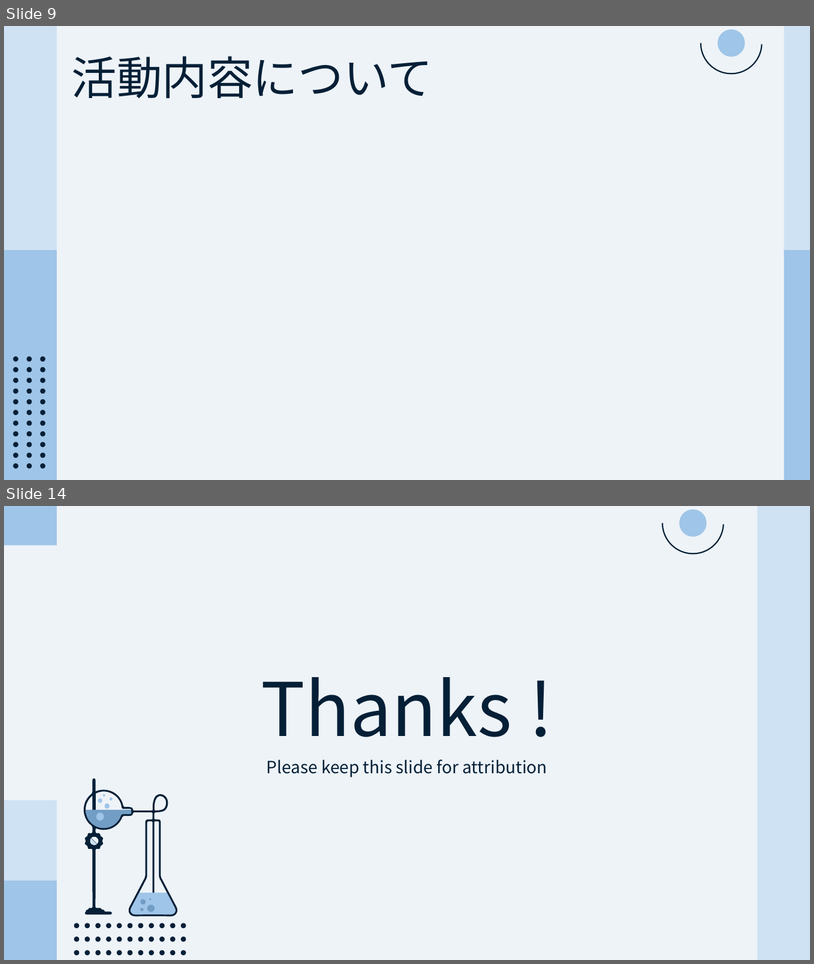
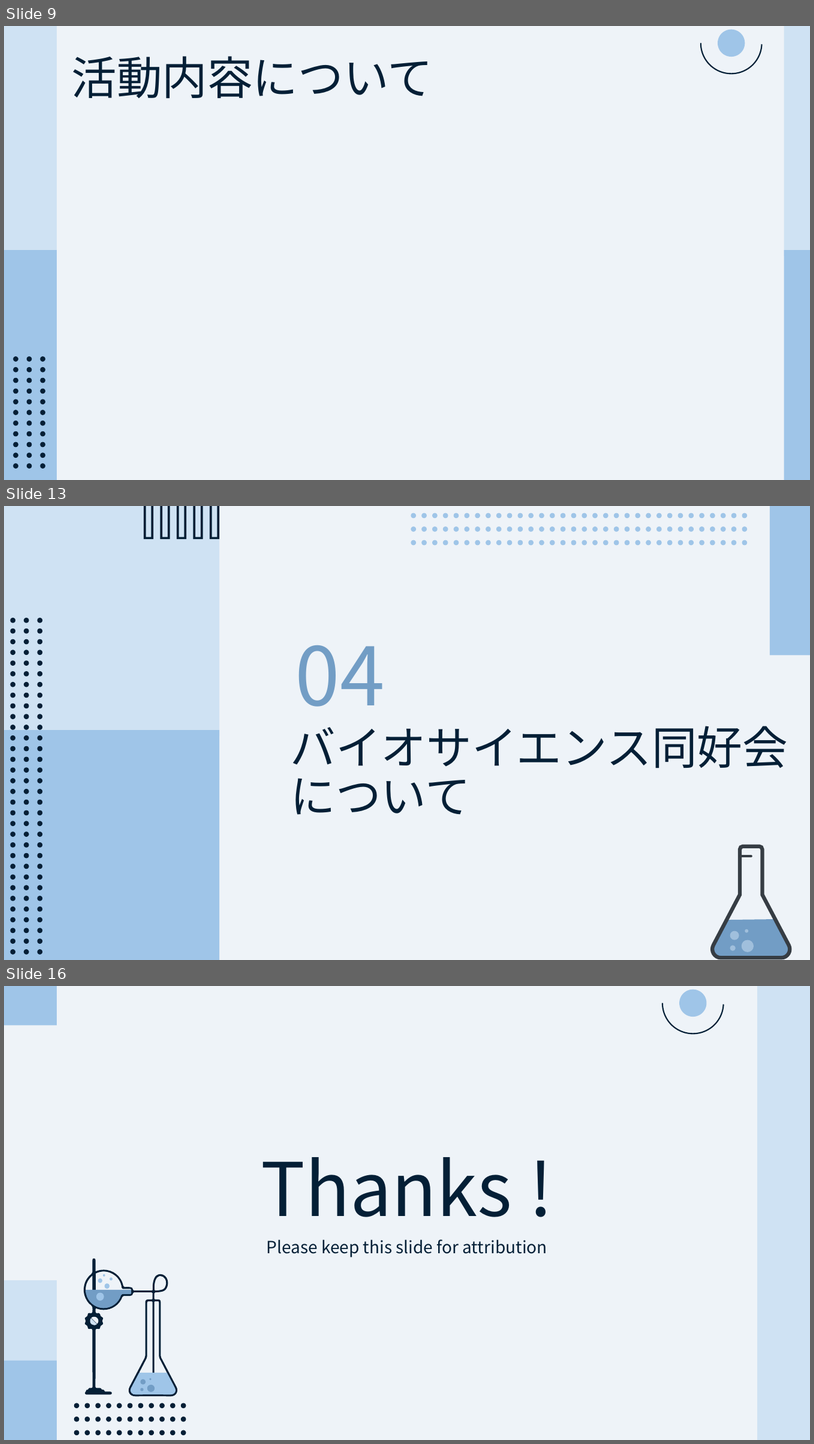
Before and after one commit to CL-ken/CL-ken.github.io, a slide deck: 2025/25_サークル説明.pptx. Shown one above the other, each under a label of ours: slides 9 and 14 before the commit, slides 9, 13 and 16 after it; the slides between them are not shown. The pictures are 814x964 and 814x1444 pixels, drawn with LibreOffice and Linux fonts; fonts in the diff are those of the drawing. Boxes give left, top, right and bottom in pixels: in the first picture for what was removed or moved away, otherwise in the second. Text is boxed around its words. In the diff, an @@ line names an element or a change of style, - is before the commit and + after.

```diff
--- a/2025/25_サークル説明.pptx
+++ b/2025/25_サークル説明.pptx
@@ slide 13 added at bbox=[4, 506, 810, 960], background #EEF3F8 @@
@@ rectangle added at bbox=[4, 506, 219, 736], fill #CFE2F3 @@
@@ freeform shape added at bbox=[144, 506, 219, 539], fill #041F36 @@
@@ rectangle added at bbox=[770, 506, 810, 655], fill #9FC5E8 @@
@@ group added at bbox=[411, 513, 748, 546]: 96 ellipses @@
@@ text added at bbox=[295, 645, 384, 706], 96 pt, text #729DC5 @@
+04
@@ rectangle added at bbox=[4, 730, 219, 960], fill #9FC5E8 @@
@@ text added at bbox=[291, 726, 788, 814], 54 pt, text #041F36 @@
+バイオサイエンス同好会について
@@ group added at bbox=[713, 846, 791, 958]: 7 freeform shapes @@
@@ group added at bbox=[10, 618, 43, 954]: 96 ellipses @@
@@ what was slide 14 is now slide 16 @@
```
Also in this commit, not shown: 10 slides changed, 1 other slide added.
